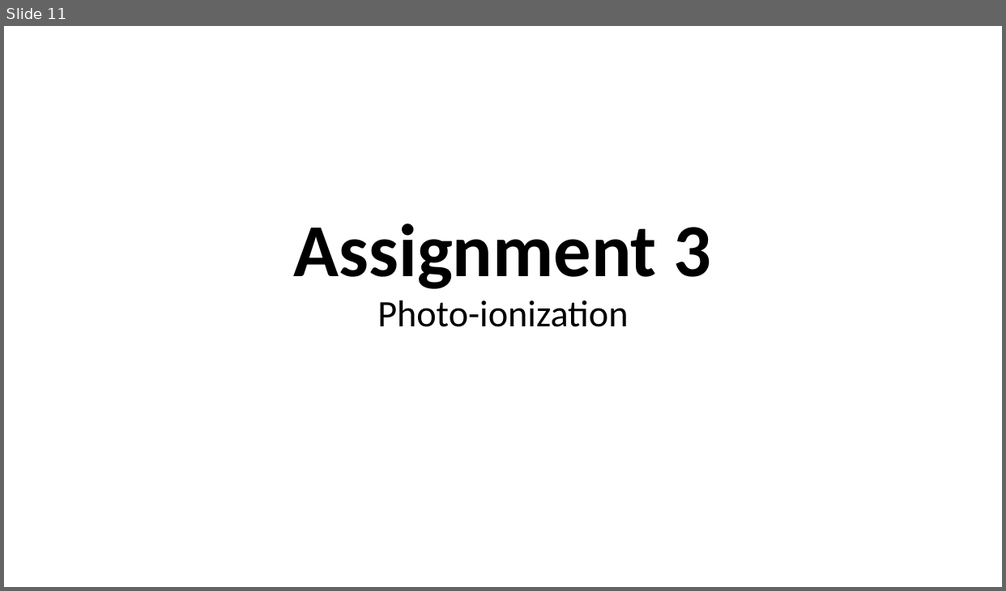
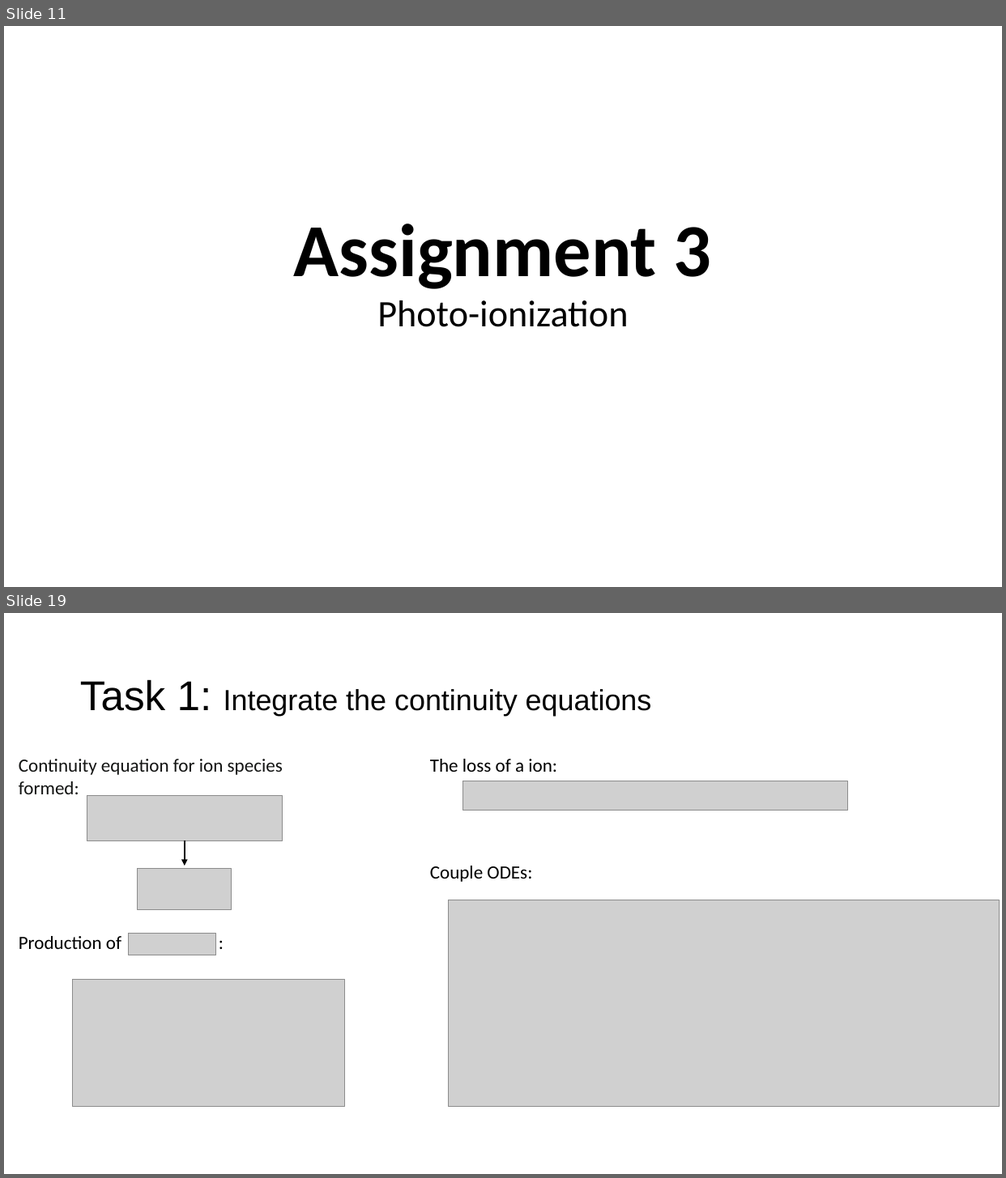
Before and after one commit to tva050/FYS-3003, a slide deck: exam.pptx. Shown one above the other, each under a label of ours: slide 11 before the commit, slides 11 and 19 after it; the slides between them are not shown. The pictures are 1006x591 and 1006x1178 pixels, drawn with LibreOffice and Linux fonts; fonts in the diff are those of the drawing; grey boxes stand for pictures. Boxes give left, top, right and bottom in pixels: in the first picture for what was removed or moved away, otherwise in the second. Text is boxed around its words. In the diff, an @@ line names an element or a change of style, - is before the commit and + after.

```diff
--- a/exam.pptx
+++ b/exam.pptx
@@ slide 19 added at <box>4,613,1002,1174</box>, background #FFFFFF @@
@@ title added at <box>80,679,652,716</box>, 28 pt, text #000000 @@
+Task 1: Integrate the continuity equations
@@ text added at <box>19,759,283,794</box>, 18 pt, text #131413 @@
+Continuity equation for ion species formed:
@@ text added at <box>430,759,557,772</box>, 18 pt, text #000000 @@
+The loss of a ion:
@@ picture added at <box>463,781,848,811</box> @@
@@ picture added at <box>87,796,282,841</box> @@
@@ arrow added from (185, 841) to (185, 866), #000000 1.5 pt @@
@@ picture added at <box>138,869,232,910</box> @@
@@ text added at <box>430,866,532,882</box>, 18 pt, text #000000 @@
+Couple ODEs:
@@ picture added at <box>449,901,999,1108</box> @@
@@ text added at <box>19,936,121,949</box>, 18 pt, text #000000 @@
+Production of :
@@ picture added at <box>128,934,216,956</box> @@
@@ picture added at <box>73,980,345,1107</box> @@
```
Also in this commit, not shown: 6 slides changed, 15 other slides added, 8 other files.
